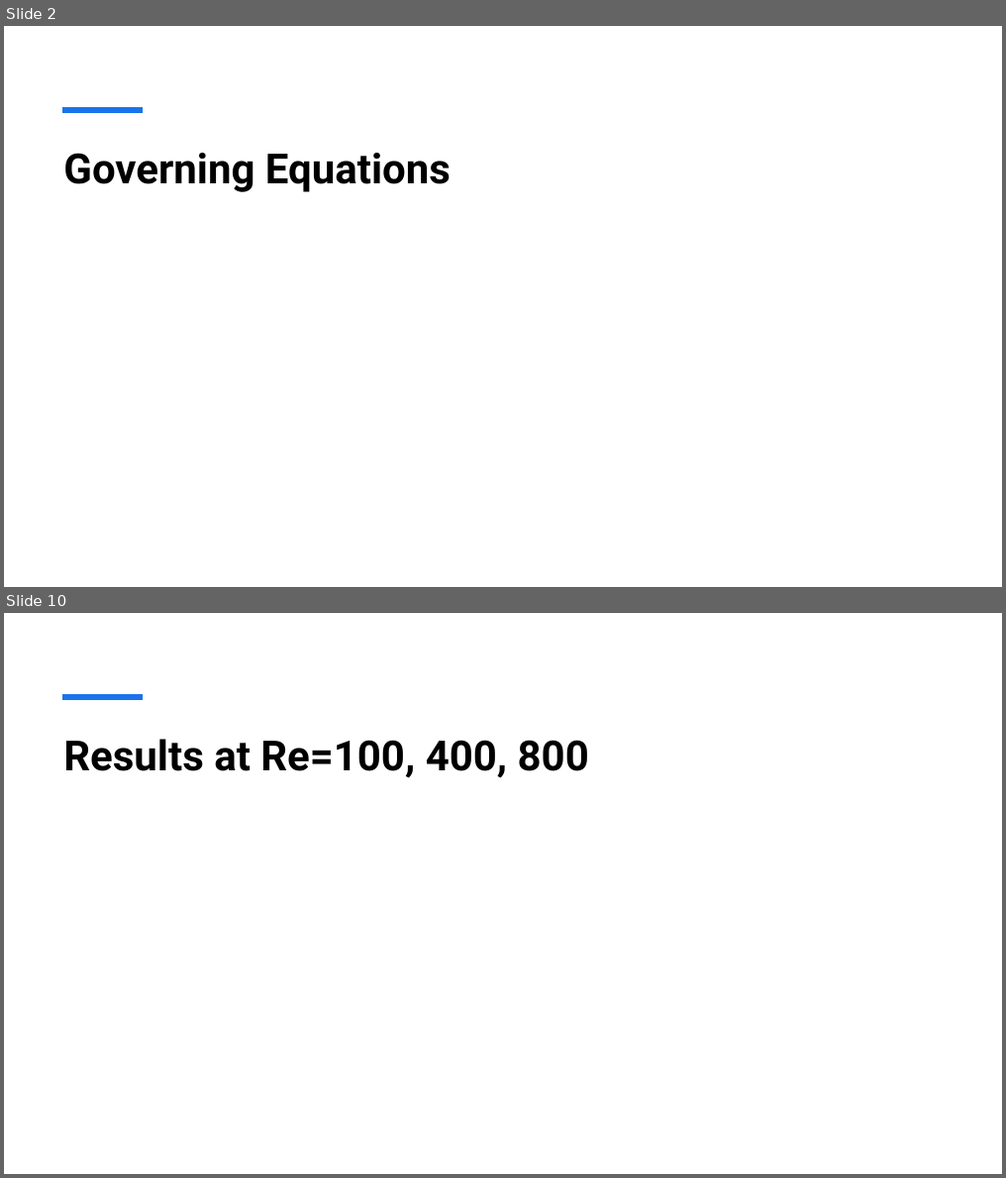
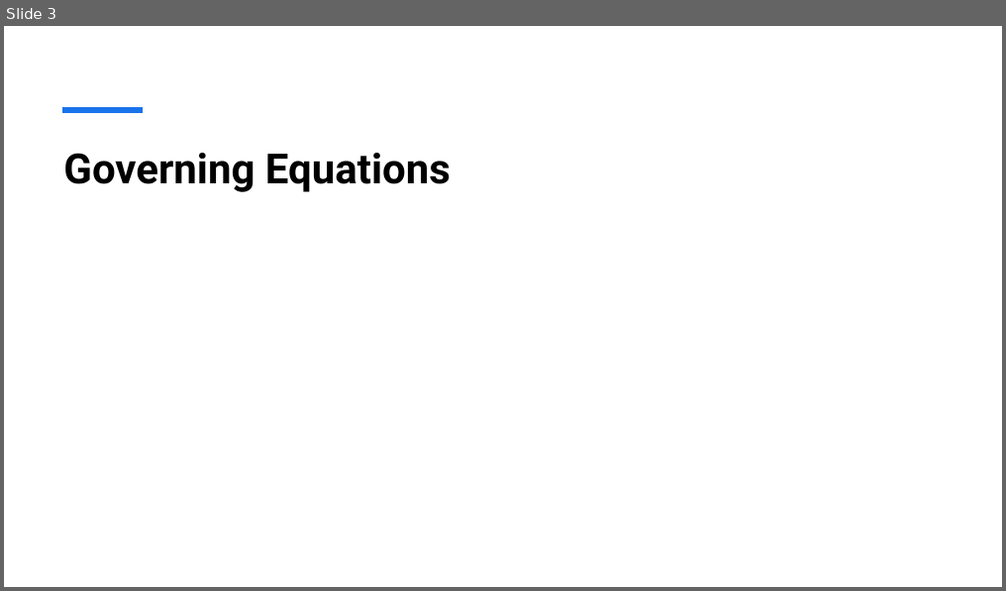
Before and after one commit to henrikhaug1/MEK4470, a slide deck: Presentation1.pptx. Shown one above the other, each under a label of ours: slides 2 and 10 before the commit, slide 3 after it; the slides between them are not shown. The pictures are 1006x1178 and 1006x591 pixels, drawn with LibreOffice and Linux fonts; fonts in the diff are those of the drawing; grey boxes stand for pictures. Boxes give left, top, right and bottom in pixels: in the first picture for what was removed or moved away, otherwise in the second. Text is boxed around its words. In the diff, an @@ line names an element or a change of style, - is before the commit and + after.

```diff
--- a/Presentation1.pptx
+++ b/Presentation1.pptx
@@ slide 10 removed at box(4, 613, 1002, 1174), background #FFFFFF; not listed: 1 template element that a slide beside it also shows @@
@@ title removed at box(63, 739, 589, 778) @@
-Results at Re=100, 400, 800
@@ what was slide 2 is now slide 3 @@
```
Also in this commit, not shown: 7 slides changed, 7 slides added, 4 other slides removed, 18 other files.
